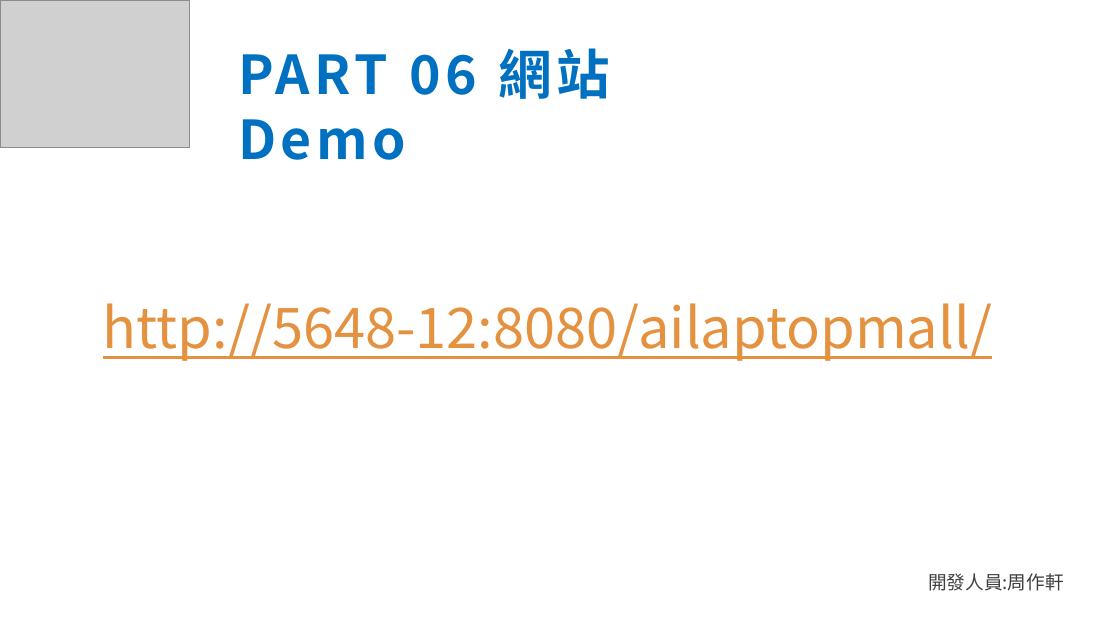
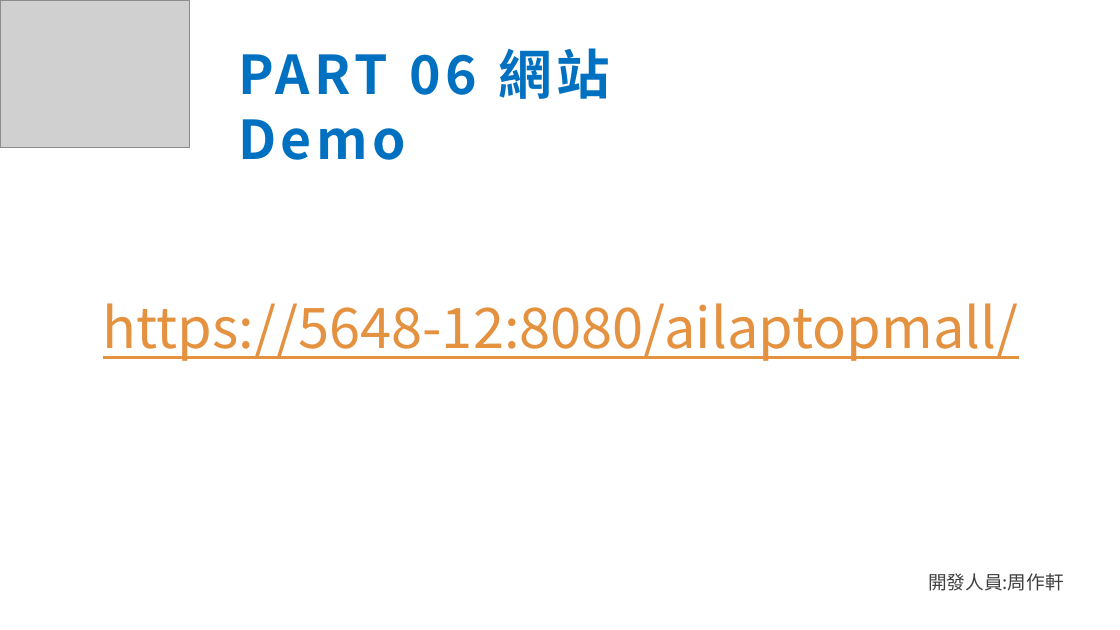
Before and after one commit to clou40308/AILaptopMall_lib, a slide deck: slide 13 of ppt/Java_AILaptopMall開發.pptx. Drawn at 1120x630 pixels with LibreOffice and Linux fonts; fonts in the diff are those of the drawing; grey boxes stand for pictures. Boxes give left, top, right and bottom in pixels: in the first picture for what was removed or moved away, otherwise in the second. Text is boxed around its words. In the diff, an @@ line names an element or a change of style, - is before the commit and + after.

```diff
--- a/ppt/Java_AILaptopMall開發.pptx
+++ b/ppt/Java_AILaptopMall開發.pptx
@@ text at [103, 303, 1018, 361]: text changed @@
-http://5648-12:8080/ailaptopmall/
+https://5648-12:8080/ailaptopmall/
```
Also in this commit, not shown: 2 other slides changed, 2 other files.
